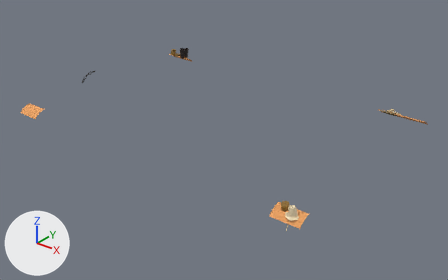
The glTF model art/models/boards/hearth/dressing_corners.glb as it was, and as the next commit left it.
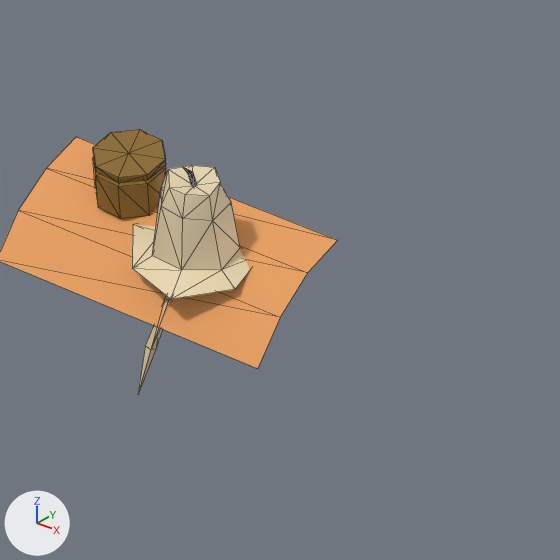
Each version appears first whole from a 50 mm lens placed at (2.125, -2.616, 1.563), pointed at (0.028, 0.005, -0.062), and next in a close-up on the part from 60% to 75% of the width and 66% to 90% of the height. The lights are fixed; the arrows at lower left show +X, +Y and +Z. The last two pictures show the newer version. The close-ups show mesh edges as thin lines. Vertices at exactly the same position are counted once.

Objects in the first close-up: 'dressing_corners'.
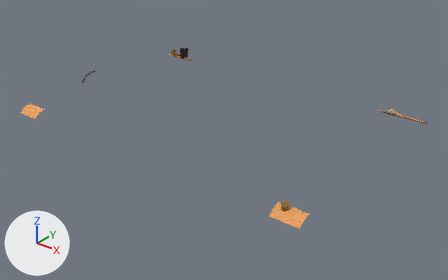
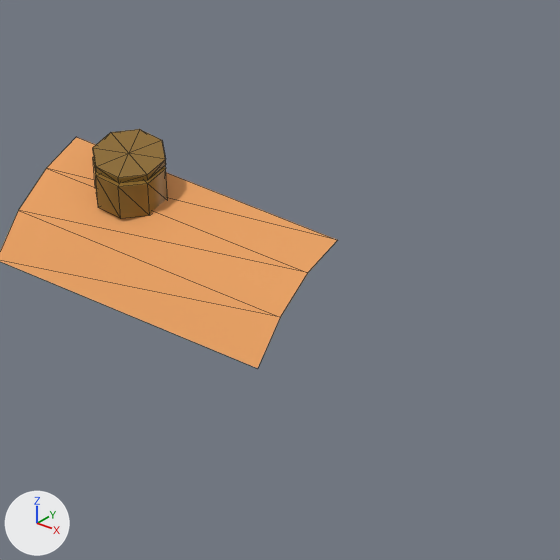
What differs and where, as boxes [x1, y1, x2, y2] in the close-ups (560 x 560 px):
'dressing_corners', reshaped: before [0, 129, 337, 393]; after [0, 129, 337, 368]
part 1 of me_dressing_corners, deleted (beige): before [132, 165, 250, 299]
part 2 of me_dressing_corners, deleted (beige): before [138, 297, 171, 393]
part 3 of me_dressing_corners, deleted: before [183, 167, 197, 187]

The edits, one by one:
me_dressing_corners is used by ob_dressing_corners; location (0.0, 0.0, 0.0).
me_dressing_corners had 396 vertices, 662 faces and spanned x -1.21..1.0, y -0.7..0.69, z 0.02..0.17.
me_dressing_corners now has 349 vertices, 580 faces and spans x -1.21..1.0, y -0.69..0.69, z 0.02..0.17.
me_dressing_corners part 1: the loose piece of 30 vertices spanning x 0.9..0.97, y -0.69..-0.62, z 0.09..0.15 is deleted.
me_dressing_corners part 2: the loose piece of 10 vertices spanning x 0.93..0.94, y -0.7..-0.65, z 0.04..0.1 is deleted.
me_dressing_corners part 3: the loose piece of 7 vertices spanning x 0.93..0.94, y -0.66, z 0.14..0.15 is deleted.
me_dressing_corners no longer uses material mat_dressing_wax (beige #e8d6b0).
me_dressing_corners no longer uses material mat_dressing_wax_drip (beige #d8c49a).
